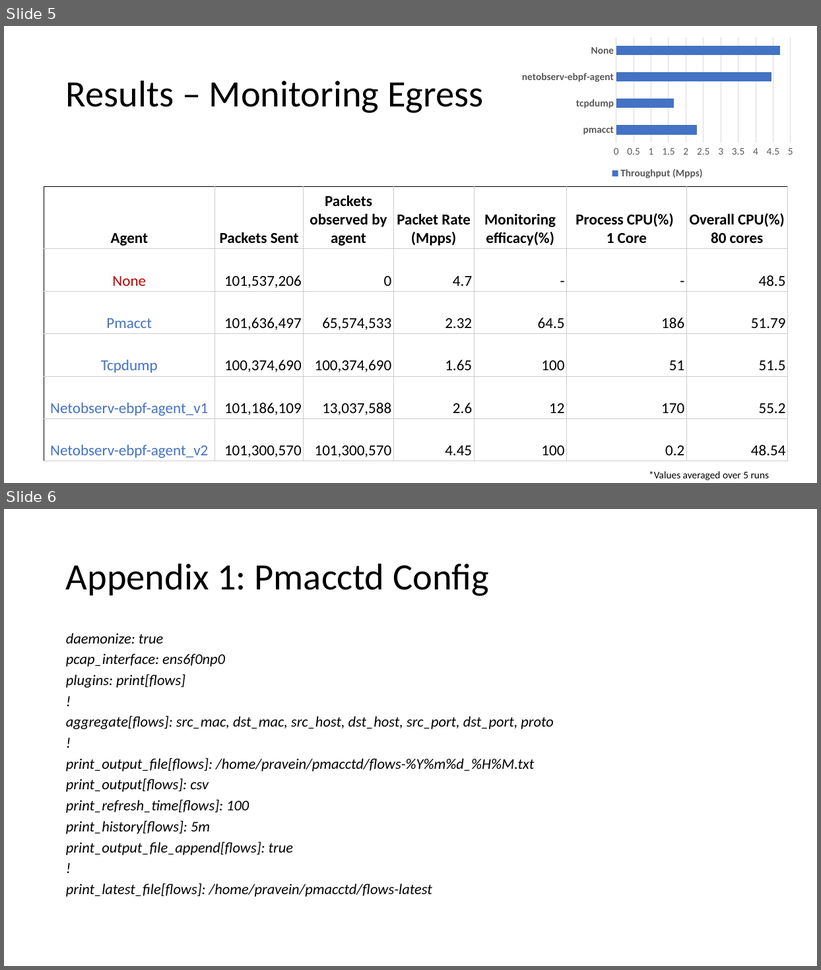
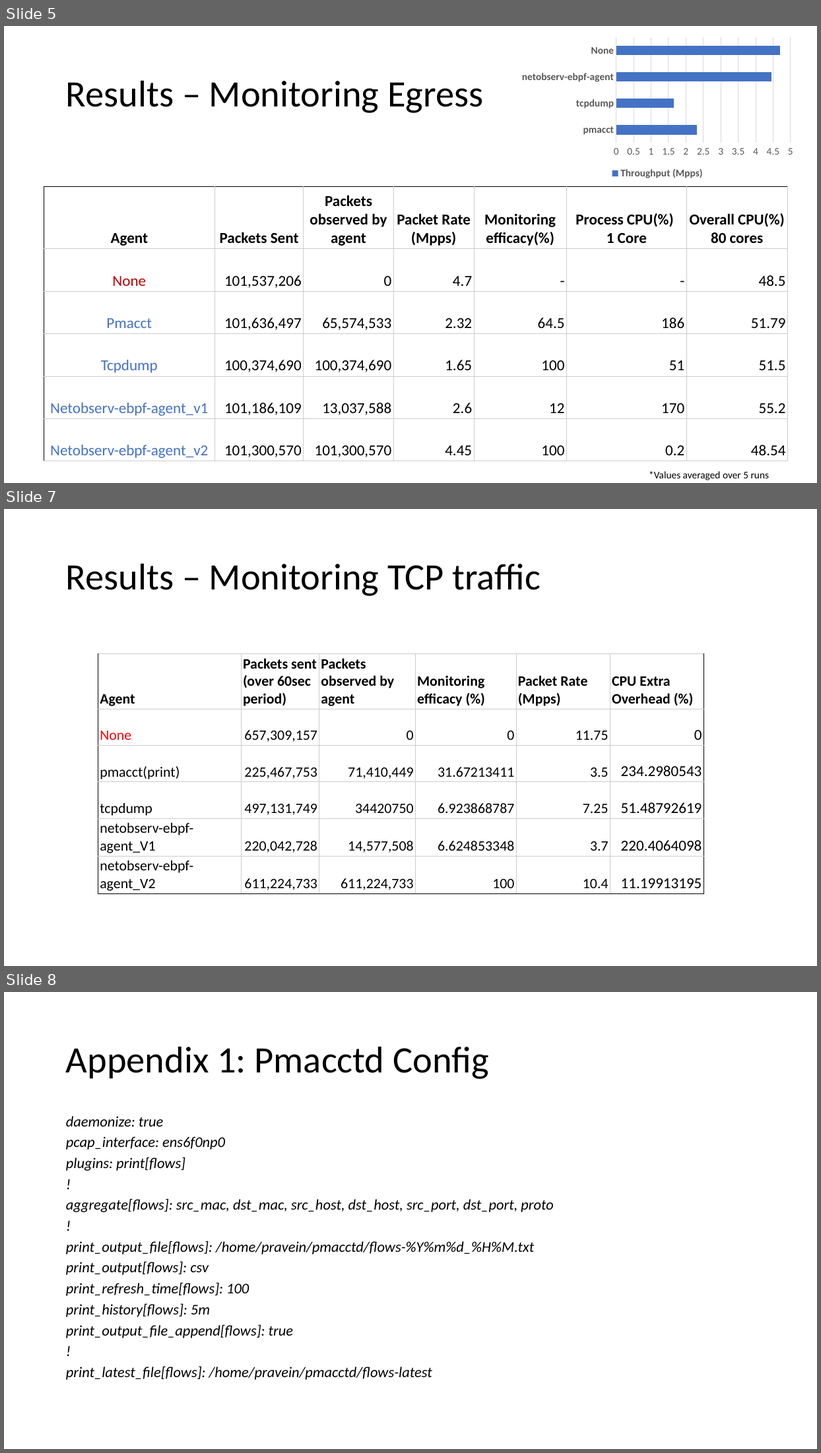
Before and after one commit to netobserv/netobserv-ebpf-agent, a slide deck: docs/measurements.pptx. Shown one above the other, each under a label of ours: slides 5 and 6 before the commit, slides 5, 7 and 8 after it; the slides between them are not shown. The pictures are 821x970 and 821x1453 pixels, drawn with LibreOffice and Linux fonts; fonts in the diff are those of the drawing. Boxes give left, top, right and bottom in pixels: in the first picture for what was removed or moved away, otherwise in the second. Text is boxed around its words. In the diff, an @@ line names an element or a change of style, - is before the commit and + after.

```diff
--- a/docs/measurements.pptx
+++ b/docs/measurements.pptx
@@ slide 7 added at [4,509,817,966], background #FFFFFF @@
@@ title added at [66,563,541,596], 44 pt, text #000000 @@
+Results – Monitoring TCP traffic
@@ table added at [98,654,704,894], 6 rows, 6 columns @@
+Agent | Packets sent (over 60sec period) | Packets observed by agent | Monitoring efficacy (%) | Packet Rate (Mpps) | CPU Extra Overhead (%)
+None | 657,309,157 | 0 | 0 | 11.75 | 0
+pmacct(print) | 225,467,753 | 71,410,449 | 31.67213411 | 3.5 | 234.2980543
+tcpdump | 497,131,749 | 34420750 | 6.923868787 | 7.25 | 51.48792619
+netobserv-ebpf-agent_V1 | 220,042,728 | 14,577,508 | 6.624853348 | 3.7 | 220.4064098
+netobserv-ebpf-agent_V2 | 611,224,733 | 611,224,733 | 100 | 10.4 | 11.19913195
@@ what was slide 6 is now slide 8 @@
```
Also in this commit, not shown: 1 other slide added.
